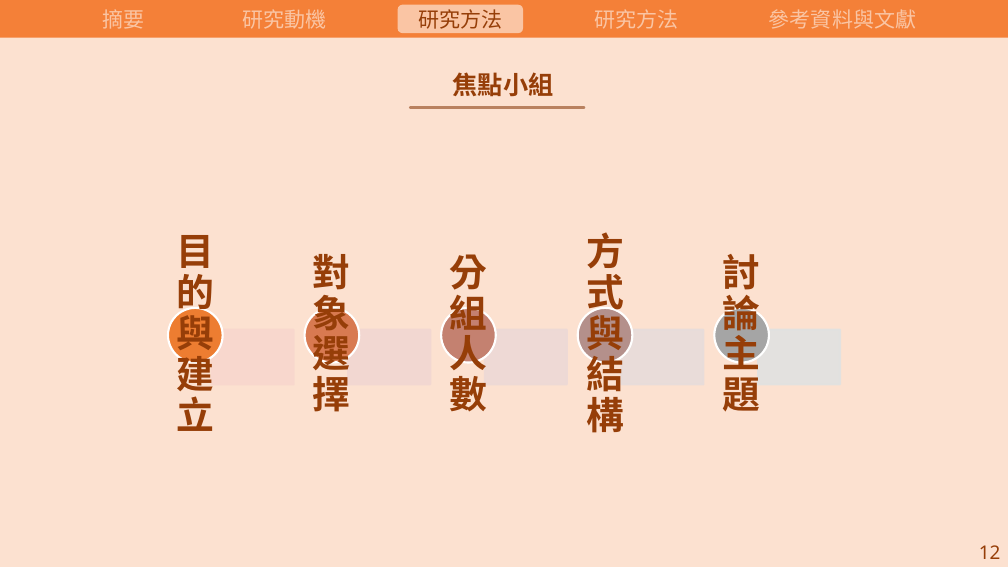
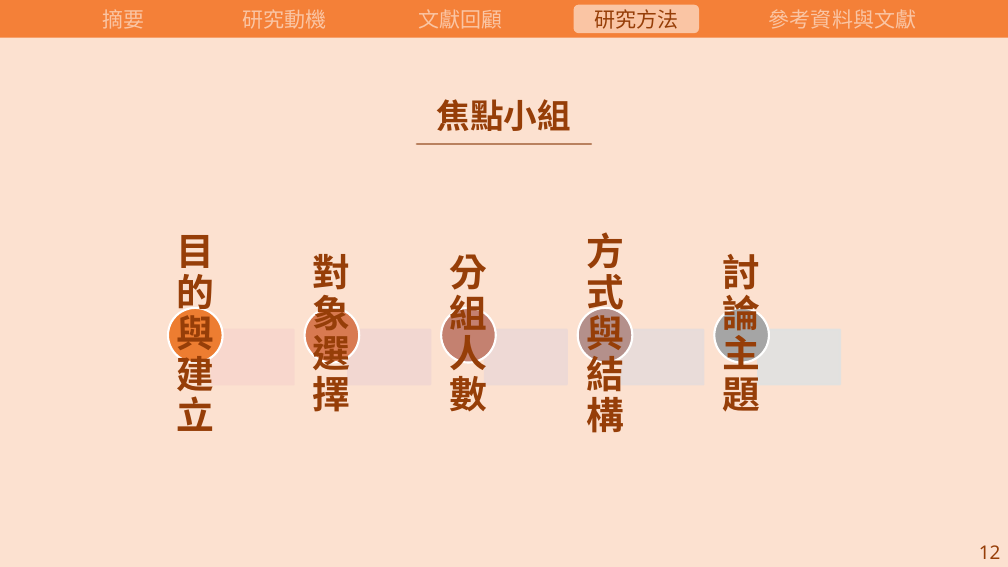
Before and after one commit to carina419/NTUST, a slide deck: slide 15 of 112-2/MI6006701 研究方法/研究方法期末報告.pptx. Drawn at 1008x567 pixels with LibreOffice and Linux fonts; fonts in the diff are those of the drawing. Boxes give left, top, right and bottom in pixels: in the first picture for what was removed or moved away, otherwise in the second. Text is boxed around its words. In the diff, an @@ line names an element or a change of style, - is before the commit and + after.

```diff
--- a/112-2/MI6006701 研究方法/研究方法期末報告.pptx
+++ b/112-2/MI6006701 研究方法/研究方法期末報告.pptx
@@ text at (x1=418, y1=9, x2=502, y2=29): text changed; text colour #963E08 to #FAC5A4 @@
-研究方法
+文獻回顧
@@ rounded rectangle moved from (x1=398, y1=5, x2=523, y2=33) to (x1=574, y1=5, x2=699, y2=33) @@
@@ text "研究方法" at (x1=594, y1=9, x2=678, y2=29): text colour #FAC5A4 to #963E08 @@
@@ text "焦點小組" moved from (x1=453, y1=72, x2=554, y2=97) to (x1=437, y1=99, x2=571, y2=131) @@
@@ text "焦點小組" at (x1=437, y1=99, x2=571, y2=131): size 24 to 32 pt @@
@@ line moved from (585, 107) - (410, 107) to (591, 144) - (417, 144) @@
```
Also in this commit, not shown: 10 other slides changed, 2 slides removed.
